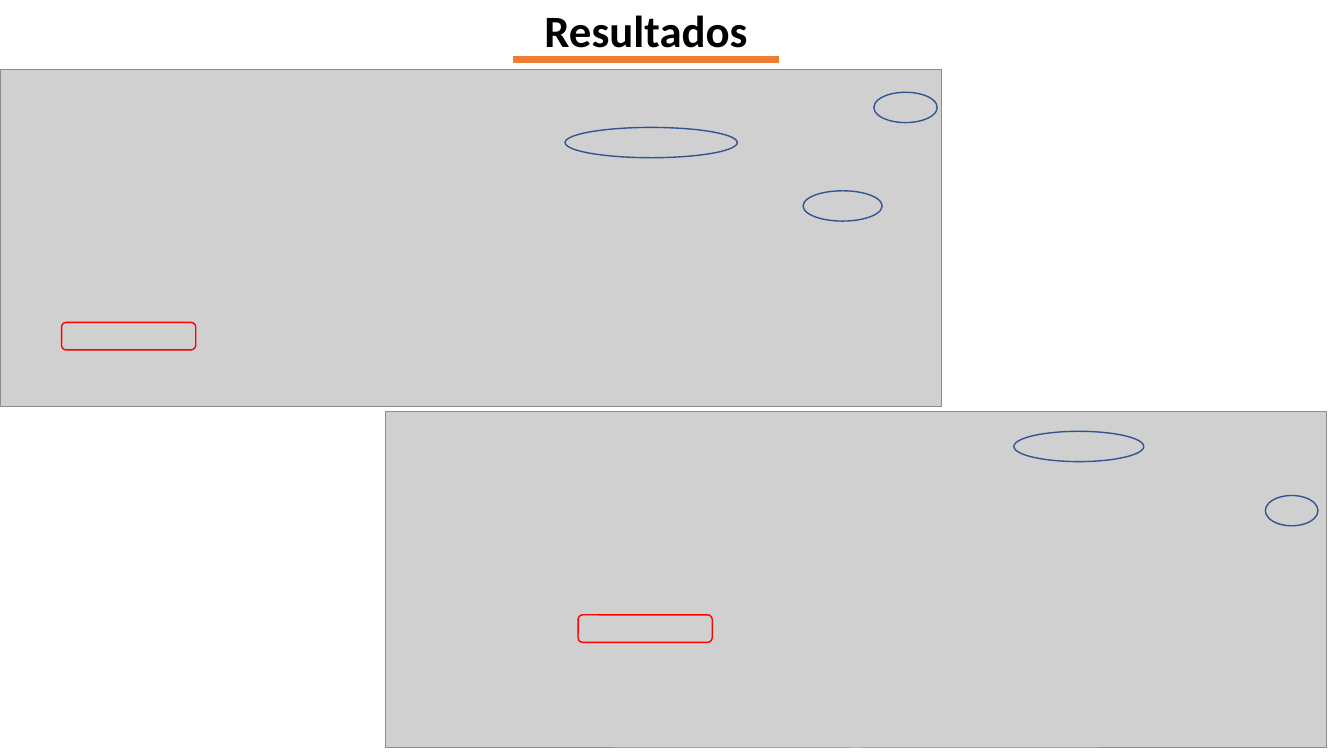
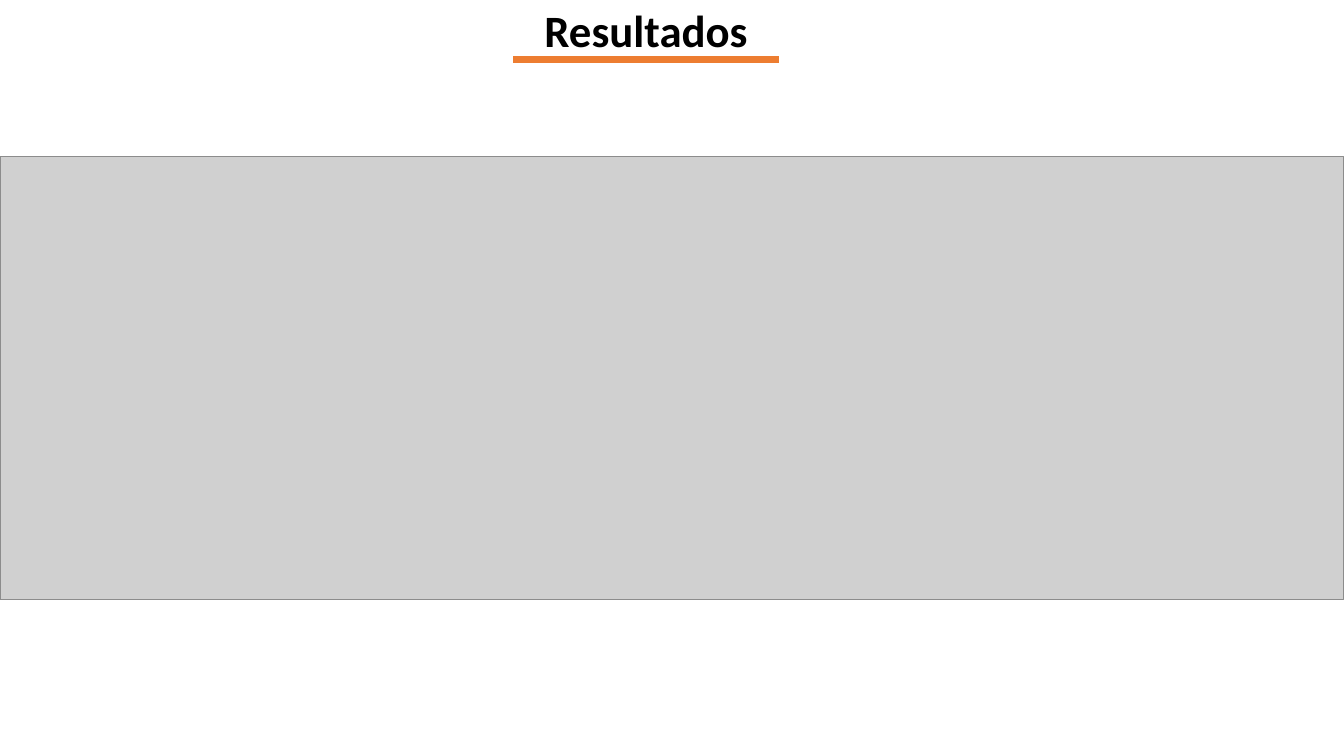
Before and after one commit to GinaGarridoCasas/Gina, a slide deck: slide 12 of TICS_SALUD_EDA/Documentation/Presentacion_EDA.pptx. Drawn at 1344x756 pixels with LibreOffice and Linux fonts; fonts in the diff are those of the drawing; grey boxes stand for pictures. Boxes give left, top, right and bottom in pixels: in the first picture for what was removed or moved away, otherwise in the second. Text is boxed around its words. In the diff, an @@ line names an element or a change of style, - is before the commit and + after.

```diff
--- a/TICS_SALUD_EDA/Documentation/Presentacion_EDA.pptx
+++ b/TICS_SALUD_EDA/Documentation/Presentacion_EDA.pptx
@@ picture added at box(0, 156, 1344, 600) @@
@@ group removed at box(1, 70, 942, 406): 3 ellipses, 1 picture, 1 rounded rectangle @@
@@ group removed at box(386, 411, 1327, 748): 2 ellipses, 1 picture, 1 rounded rectangle @@
```
Also in this commit, not shown: 9 other slides changed, 5 slides added, 35 other files.
